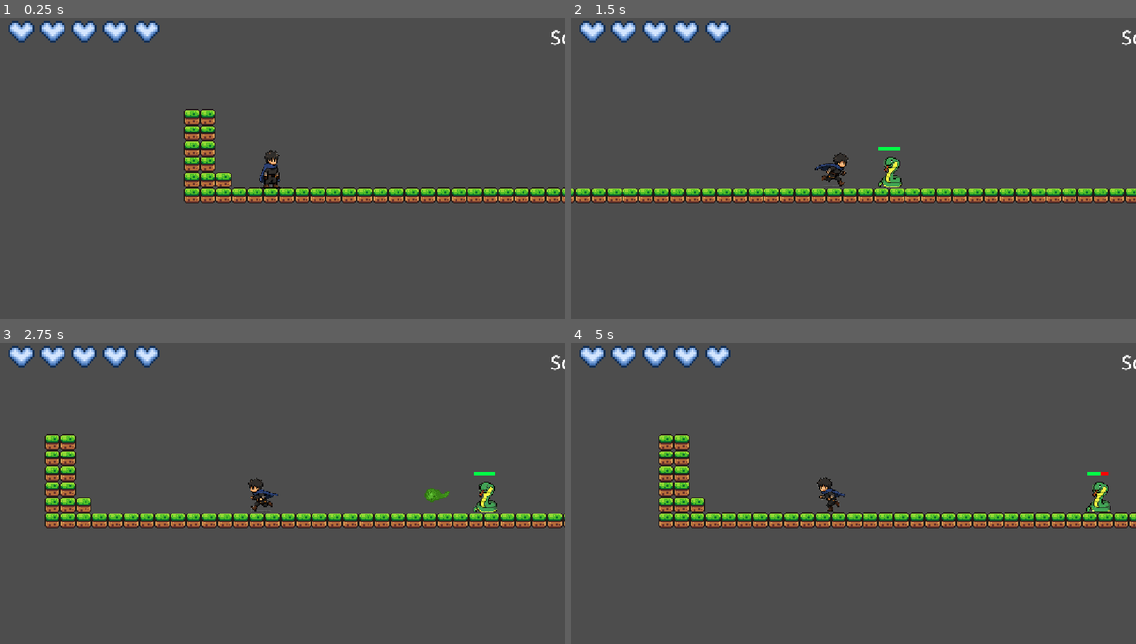
Above: before the commit, frames 1-4 (two rows, left to right).
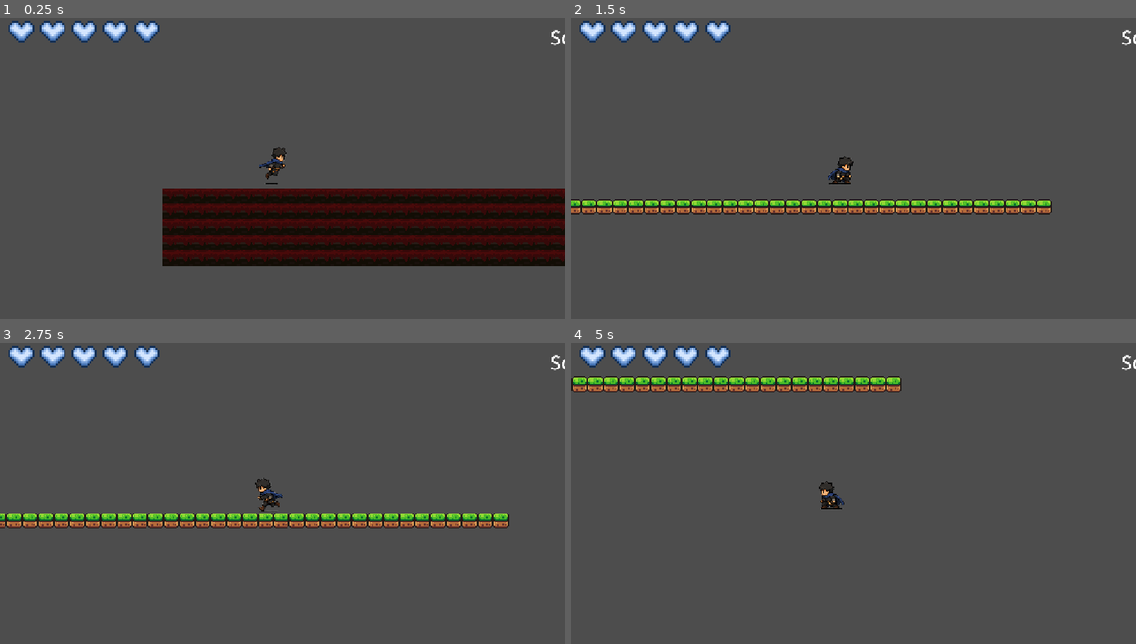
Above: after the commit, the same moments.

Repository: Riel-21/Godot-Game-Project-TCC
Game: Godot game, scene res://Scenes/castle_scene.tscn
Same seed, same stepped clock (60 frames per second), same inputs: the game is played once before the commit and once after it. Before the commit the project starts from res://Scenes/Testing - Gabriel.tscn. The engine's default icon, where the game draws it, is replaced by a stand-in: a white triangle on a blue panel in a dark square.
Inputs (mouse positions are in pixels of both pictures, inside the frame that each line leads up to):
- Up to frame 1 (0.25 s): no input
- Up to frame 2 (1.5 s): tap Enter (ui_accept) at 0.5 s; move the mouse to (977, 159) at 0.52 s; hold Right (ui_right) from 0.53 s (still down); tap Q (attack) at 0.6 s; tap Space (jump) at 0.77 s; move the mouse to (740, 192) at 1.27 s; tap C (dash) at 1.35 s
- Up to frame 3 (2.75 s): tap Space (jump) at 1.52 s; move the mouse to (339, 433) at 2.02 s; release Right (ui_right) at 2.03 s; hold Left (ui_left) from 2.03 s (still down); hold Right mouse button (shoot) from 2.03 s (still down)
- Up to frame 4 (5 s): move the mouse to (825, 565) at 2.77 s; release Left (ui_left) at 2.78 s; release Right mouse button (shoot) at 2.78 s; hold Right (ui_right) 2.78-4.28 s; tap F (toggle attack mode) at 2.85 s; tap Space (jump) at 3.02, 3.77, 4.52 s; move the mouse to (1023, 550) at 3.52 s; tap Q (attack) at 3.6 s; move the mouse to (684, 454) at 4.27 s; hold Left (ui_left) from 4.28 s (still down); tap C (dash) at 4.35 s

The runs differ from the first frame. In frame 1, 20% of the frame differs, in the area x 28-100%, y 30-83%; in frame 2, 8.6%; in frame 3, 5.6%; in frame 4, 9.4%.

Commit message:
Checking

Diff:
--- a/project.godot
+++ b/project.godot
@@ -11,7 +11,7 @@
 [application]
 
 config/name="The Conquered Crown"
-run/main_scene="uid://yicge48108e0"
+run/main_scene="uid://cxxuom47jxlgr"
 config/features=PackedStringArray("4.7", "GL Compatibility")
 config/icon="res://icon.svg"
 
Not shown, changed: .DS_Store
Not shown, changed: Assets/sprites/.DS_Store
Not shown, changed: Assets/sprites/Dacian Warrior Animated Pixel-Art 2D/.DS_Store
Not shown, added: Assets/sprites/Dacian Warrior Animated Pixel-Art 2D/Attack/.DS_Store
Not shown, added: Assets/sprites/Mecha-stone Golem 0.1/.DS_Store
Not shown, added: Assets/sprites/Mecha-stone Golem 0.1/Mecha-stone Golem 0.1/.DS_Store
Not shown, added: Scripts/.DS_Store
